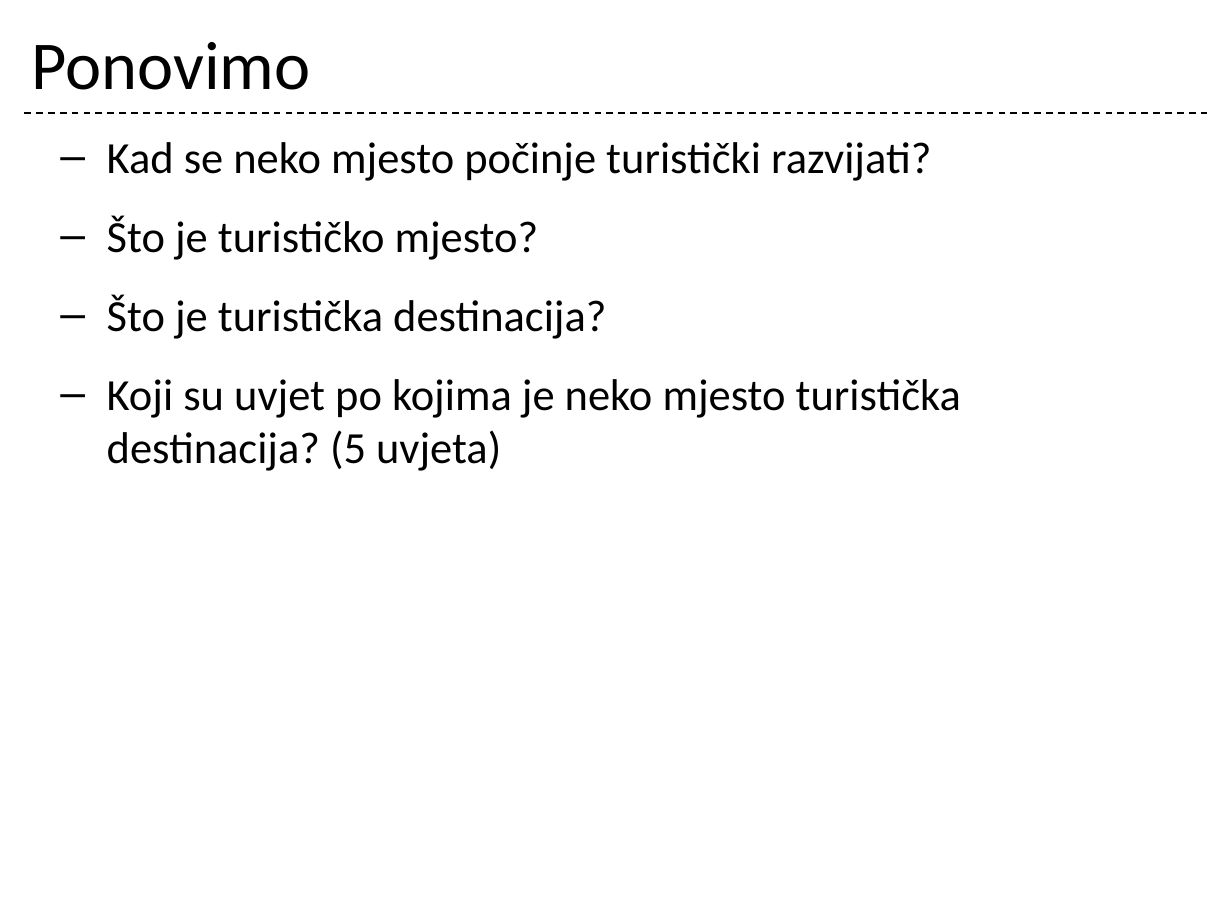
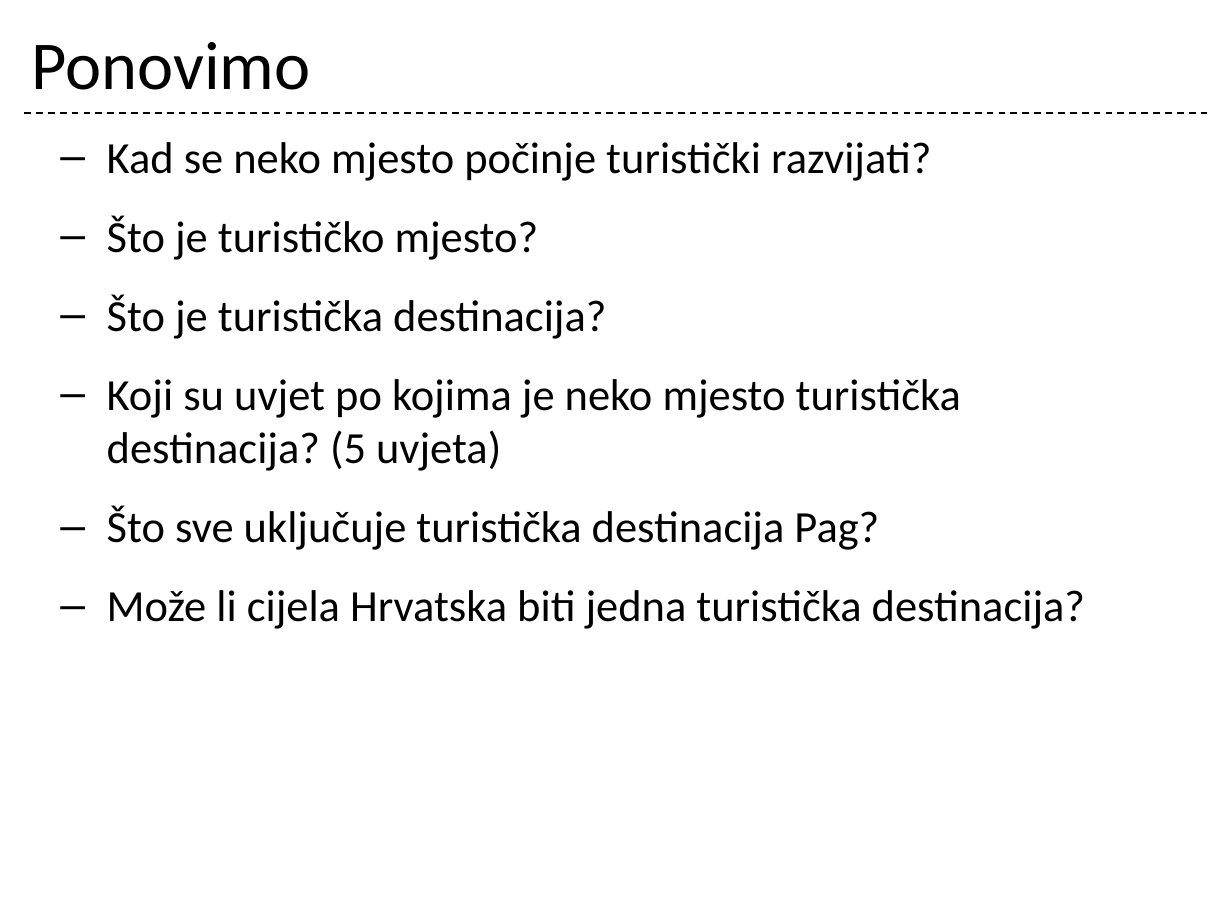
Before and after one commit to cornx/print, a slide deck: slide 40 of data/prezentacije/osnove_turizma/001_Turizam_uvod.pptx. Drawn at 1232x924 pixels with LibreOffice and Linux fonts; fonts in the diff are those of the drawing. Boxes give left, top, right and bottom in pixels: in the first picture for what was removed or moved away, otherwise in the second. Text is boxed around its words. In the diff, an @@ line names an element or a change of style, - is before the commit and + after.

```diff
--- a/data/prezentacije/osnove_turizma/001_Turizam_uvod.pptx
+++ b/data/prezentacije/osnove_turizma/001_Turizam_uvod.pptx
@@ text at (x1=107, y1=505, x2=1085, y2=629): paragraphs added @@
+– Što sve uključuje turistička destinacija Pag?
+– Može li cijela Hrvatska biti jedna turistička destinacija?
```
Also in this commit, not shown: 5 other slides changed.
